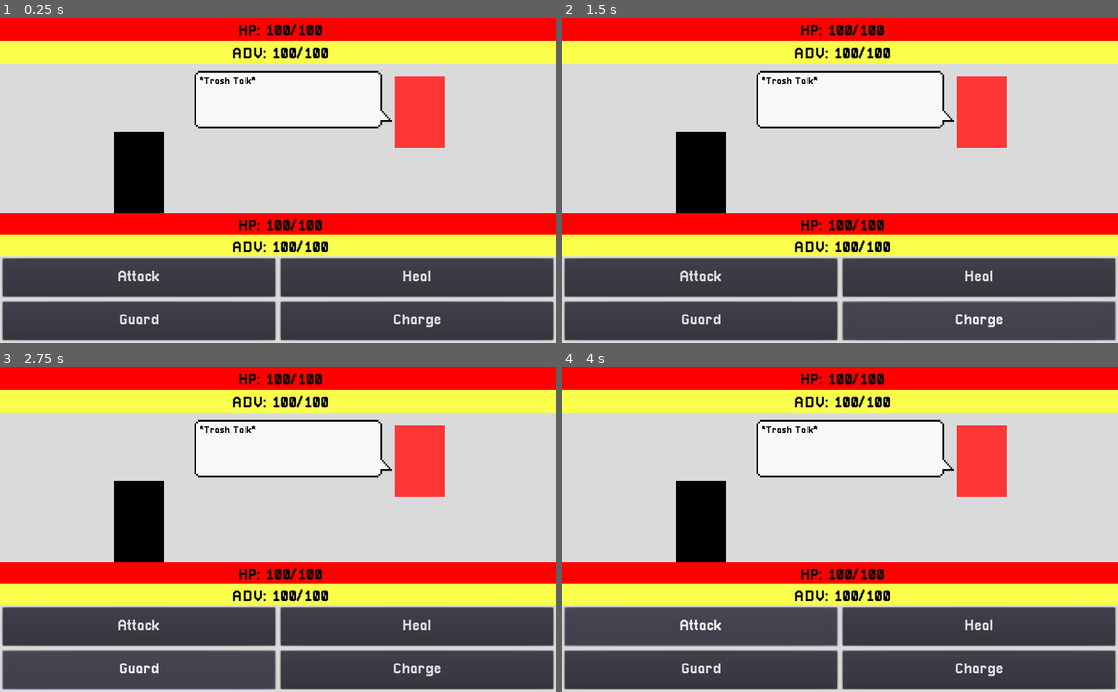
Above: before the commit, frames 1-4 (two rows, left to right).
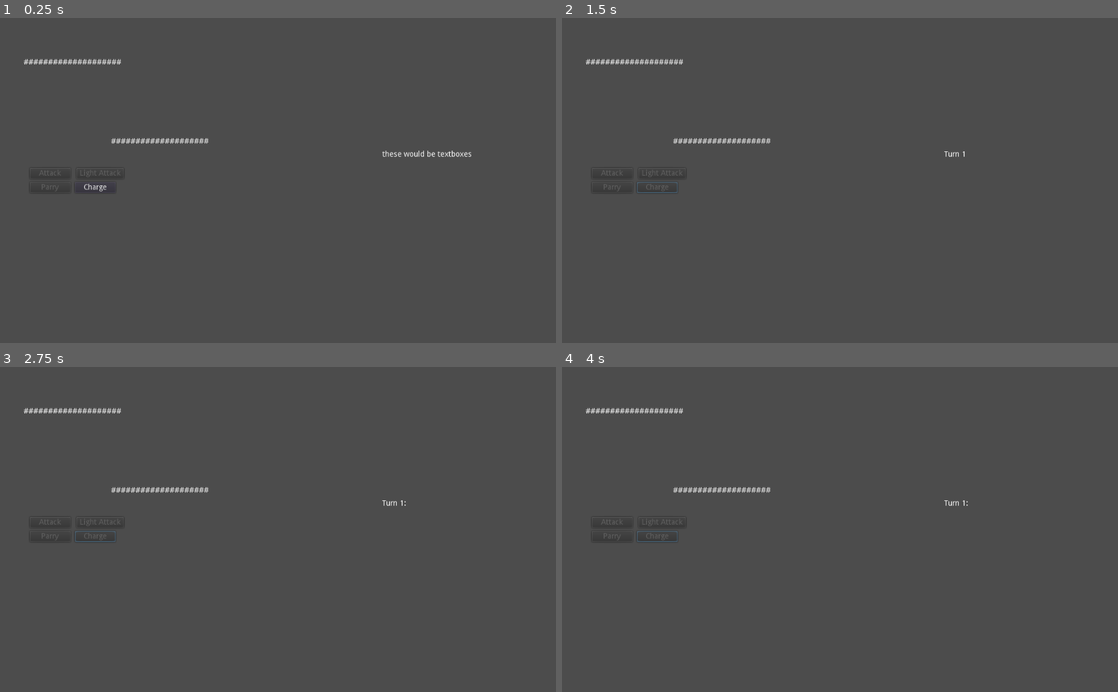
Above: after the commit, the same moments.

Repository: ArtlessAvian/kind-opponent
Game: Godot game, scene res://gameingame/Battle.tscn
Same seed, same stepped clock (60 frames per second), same inputs: the game is played once before the commit and once after it. Before the commit the project starts from res://GameUI.tscn.
Inputs (mouse positions are in pixels of both pictures, inside the frame that each line leads up to):
- Up to frame 1 (0.25 s): no input
- Up to frame 2 (1.5 s): click (701, 278) at 0.5 s, where only the run before the commit has a clickable "Attack"; click "Charge" at 1.25 s
- Up to frame 3 (2.75 s): click (139, 669) at 2 s, where only the run before the commit has a clickable "Guard"
- Up to frame 4 (4 s): click (979, 627) at 2.75 s, where only the run before the commit has a clickable "Heal"; click (701, 627) at 3.5 s, where only the run before the commit has a clickable "Attack"

The runs differ from the first frame. In frame 1, 77% of the frame differs, in the area x 0-100%, y 0-100%; in frame 2, 78%; in frame 3, 78%; in frame 4, 78%.

Commit message:
thingy

Diff:
--- a/project.godot
+++ b/project.godot
@@ -16,13 +16,8 @@
 [application]
 
 config/name="kind-opponent"
-run/main_scene="res://GameUI.tscn"
+run/main_scene="res://gameingame/Battle.tscn"
 config/icon="res://icon.png"
-
-[display]
-
-window/stretch/mode="2d"
-window/stretch/aspect="keep"
 
 [rendering]
 
Not shown: 1 places in gameingame/Battle.tscn that only renumber resources
